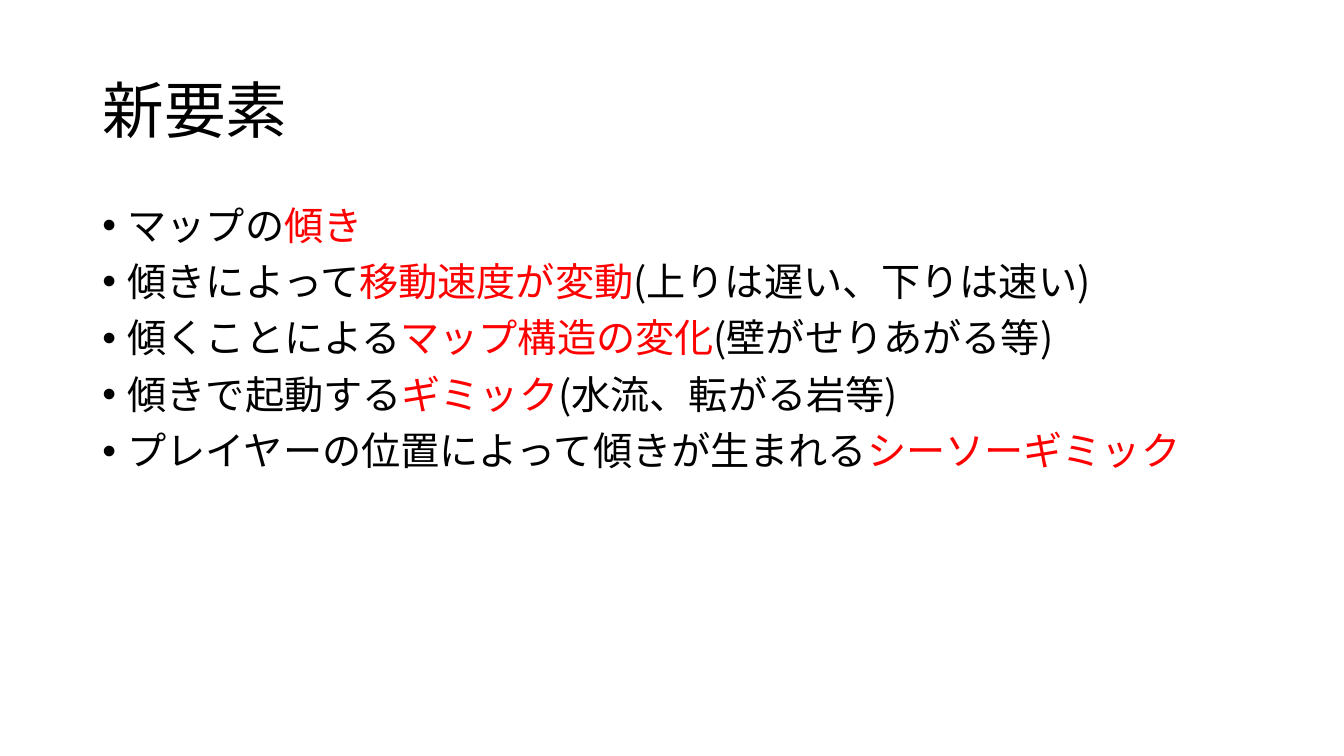
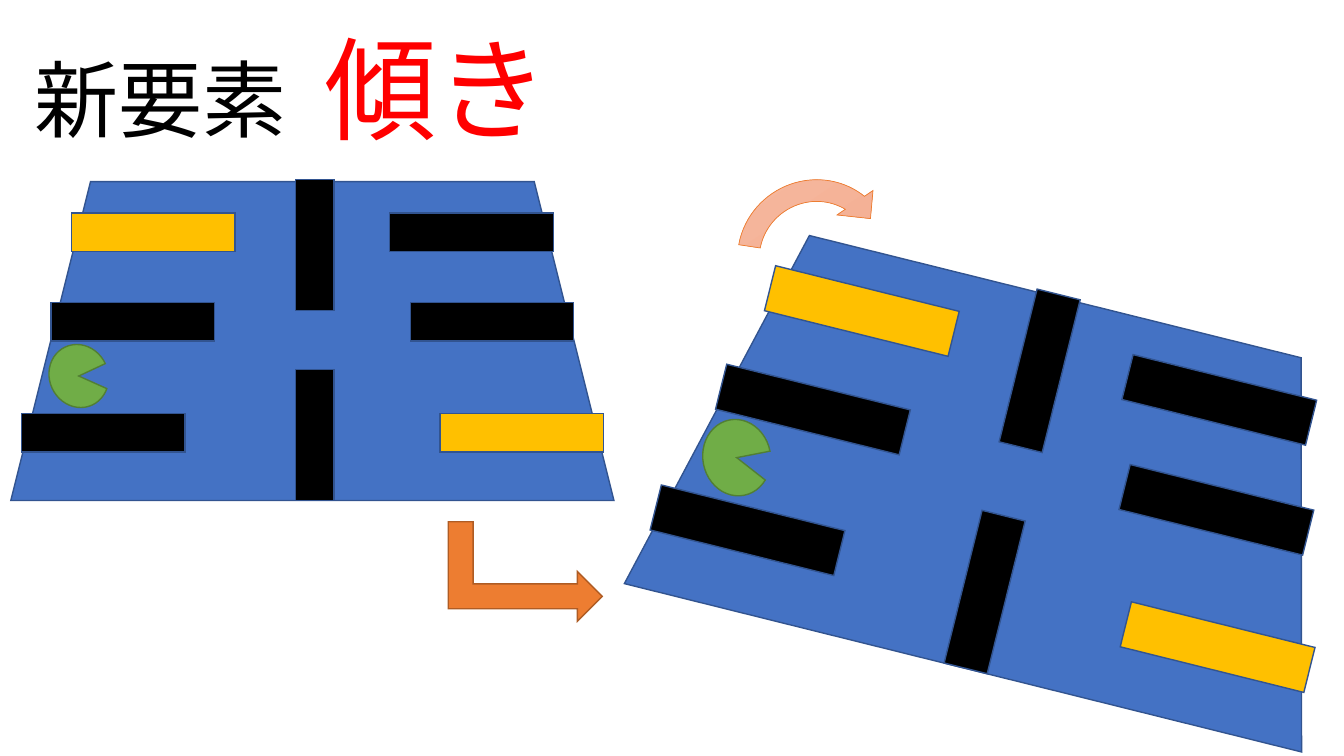
Before and after one commit to TomoyaKanazaki/Graduation, a slide deck: slide 3 of 99_pranning/00_本企画.pptx (slide 4 before the commit). Drawn at 1344x756 pixels with LibreOffice and Linux fonts; fonts in the diff are those of the drawing; background and template pictures are left out. Boxes give left, top, right and bottom in pixels: in the first picture for what was removed or moved away, otherwise in the second. Text is boxed around its words. In the diff, an @@ line names an element or a change of style, - is before the commit and + after.

```diff
--- a/99_pranning/00_本企画.pptx
+++ b/99_pranning/00_本企画.pptx
@@ title at (35,37,549,141): text changed; size 44 to 60 pt @@
-新要素
+新要素 傾き
@@ circular arrow added at (693,135,937,378), fill gradient #F7BDA5 to #F5B196 to #F8A582, outline #ED7D31 0.5 pt @@
@@ text removed at (128,207,1181,469) @@
-• マップの傾き
-• 傾きによって移動速度が変動(上りは遅い、下りは速い)
-• 傾くことによるマップ構造の変化(壁がせりあがる等)
-• 傾きで起動するギミック(水流、転がる岩等)
-• プレイヤーの位置によって傾きが生まれるシーソーギミック
@@ group added at (11,179,614,500): 8 rectangles, 1 trapezoid, 1 pie slice (boxed as its full ellipse) @@
@@ group added at (625,213,1344,752): 8 rectangles, 1 trapezoid, 1 pie slice (boxed as its full ellipse) @@
@@ bent up arrow added at (449,522,603,622), fill #ED7D31, outline #AF5C24 1 pt @@
```
Also in this commit, not shown: 2 other slides changed, 3 slides added, 2 slides removed.
